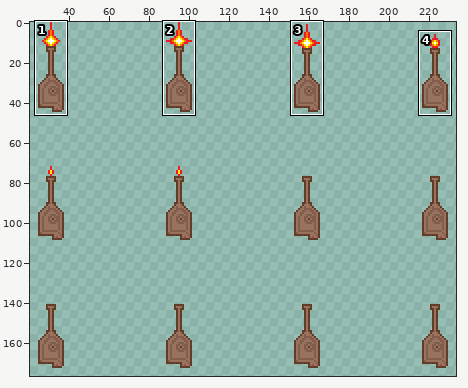
Two states of a sprite sheet, images/brown_turret_sheet.png. The first picture is a wide view before the edit; the outline marks the close-up.
Close-up. Earlier state:
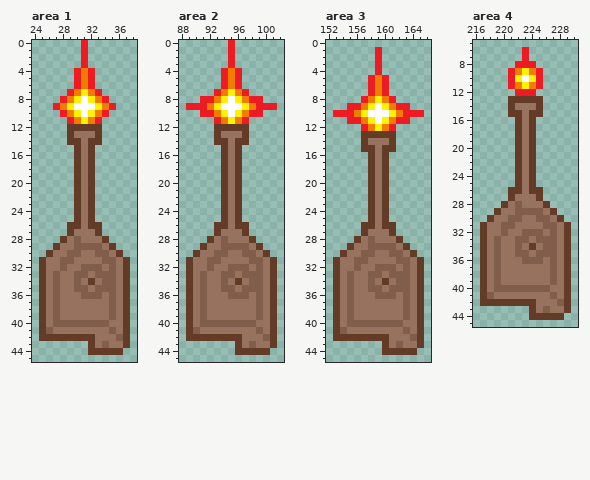
The file is 256x192 pixels. Colours within 5 levels of each other are drawn and written as one. Shown: area 1: x 24..38, y 0..45; area 2: x 88..102, y 0..45; area 3: x 152..166, y 0..45; area 4: x 216..230, y 5..45. The wide view leaves out empty margins. The commit also changed other parts of the picture, which this record leaves out.
Once edited:
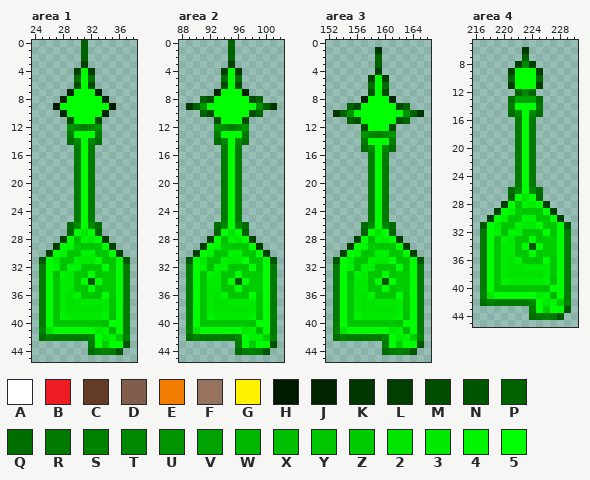
Palette (. is transparent): A #ffffff  B #ed1c24  C #633b27  D #815e4b  E #f07c00  F #97725e  G #fff200  H #001a00  J #002500  K #003700  L #003f00  M #004d00  N #005600  P #006300  Q #006d00  R #007a00  S #008200  T #008800  U #009500  V #00a200  W #00b700  X #00be00  Y #00c600  Z #00cd00  2 #00e400  3 #00eb00  4 #00f300  5 #00ff00
What changed:
Changed rows in their new state; - is an unchanged pixel.
Area 1:
first column x 25:
 0 ------P------
 1 ------P------
 2 ------P------
 3 ------L------
 4 -----L5L-----
 5 -----Q5Q-----
 6 -----M5M-----
 7 ----J555J----
 8 ---J55555J---
 9 --H5555555H--
10 ---J55555J---
11 ----M555M----
12 ----UTRTU----
13 ----R555R----
14 ----QT5TQ----
15 -----R5R-----
16 -----R5R-----
17 -----R5R-----
18 -----R5R-----
19 -----R5R-----
20 -----R5R-----
21 -----R5R-----
22 -----R5R-----
23 -----R5R-----
24 -----R5R-----
25 -----R5R-----
26 ----QT5TQ----
27 ----P525P----
28 ---L5X435L---
29 --L54ZYYY5L--
30 -L54YY44YY5L-
31 N53YY4335YY5N
32 R54X44YYY5Y5R
33 R5X43YY5YZZ5R
34 R5Y33Y5N5ZZ5R
35 R5Y33YY5YZZ5R
36 R5Y324YYY5Y5R
37 R5Y3223333Y5R
38 R5Y3222223Y5R
39 R5Y4333334X5R
40 R5YYYYYYYX55R
41 S255555534W5R
42 QSRRRRRT534ZS
43 -------R5Z55N
44 -------QRSRN-
Area 2:
first column x 89:
 0 ------P------
 1 ------P------
 2 ------P------
 3 ------L------
 4 -----L5L-----
 5 -----Q5Q-----
 6 -----M5M-----
 7 ----J555J----
 8 --PM55555MP--
 9 KPU5555555UPK
10 --PM55555MP--
11 ----M555M----
12 ----UTRTU----
13 ----R555R----
14 ----QT5TQ----
15 -----R5R-----
16 -----R5R-----
17 -----R5R-----
18 -----R5R-----
19 -----R5R-----
20 -----R5R-----
21 -----R5R-----
22 -----R5R-----
23 -----R5R-----
24 -----R5R-----
25 -----R5R-----
26 ----QT5TQ----
27 ----P525P----
28 ---L5X435L---
29 --L54ZYYY5L--
30 -L54YY44YY5L-
31 N53YY4335YY5N
32 R54X44YYY5Y5R
33 R5X43YY5YZZ5R
34 R5Y33Y5N5ZZ5R
35 R5Y33YY5YZZ5R
36 R5Y324YYY5Y5R
37 R5Y3223333Y5R
38 R5Y3222223Y5R
39 R5Y4333334X5R
40 R5YYYYYYYX55R
41 S255555534W5R
42 QSRRRRRT534ZS
43 -------R5Z55N
44 -------QRSRN-
Area 3:
first column x 153:
 1 ------K------
 2 ------P------
 3 ------P------
 4 ------L------
 5 -----L5L-----
 6 -----Q5Q-----
 7 -----M5M-----
 8 ----J555J----
 9 --PM55555MP--
10 KPU5555555UPK
11 --PM55555MP--
12 ----M555M----
13 ----UTRTU----
14 ----R555R----
15 ----QT5TQ----
16 -----R5R-----
17 -----R5R-----
18 -----R5R-----
19 -----R5R-----
20 -----R5R-----
21 -----R5R-----
22 -----R5R-----
23 -----R5R-----
24 -----R5R-----
25 -----R5R-----
26 ----QT5TQ----
27 ----P525P----
28 ---L5X435L---
29 --L54ZYYY5L--
30 -L54YY44YY5L-
31 N53YY4335YY5N
32 R54X44YYY5Y5R
33 R5X43YY5YZZ5R
34 R5Y33Y5N5ZZ5R
35 R5Y33YY5YZZ5R
36 R5Y324YYY5Y5R
37 R5Y3223333Y5R
38 R5Y3222223Y5R
39 R5Y4333334X5R
40 R5YYYYYYYX55R
41 S255555534W5R
42 QSRRRRRT534ZS
43 -------R5Z55N
44 -------QRSRN-
Area 4:
first column x 217:
 6 ------K------
 7 ------P------
 8 -----LTL-----
 9 ----L555L----
10 ----P555P----
11 ----L555L----
12 -----PTP-----
13 ----QVVVQ----
14 ----R555R----
15 ----QT5TQ----
16 -----R5R-----
17 -----R5R-----
18 -----R5R-----
19 -----R5R-----
20 -----R5R-----
21 -----R5R-----
22 -----R5R-----
23 -----R5R-----
24 -----R5R-----
25 -----R5R-----
26 ----QT5TQ----
27 ----P525P----
28 ---L5X435L---
29 --L54ZYYY5L--
30 -L54YY44YY5L-
31 N53YY4335YY5N
32 R54X44YYY5Y5R
33 R5X43YY5YZZ5R
34 R5Y33Y5N5ZZ5R
35 R5Y33YY5YZZ5R
36 R5Y324YYY5Y5R
37 R5Y3223333Y5R
38 R5Y3222223Y5R
39 R5Y4333334X5R
40 R5YYYYYYYX55R
41 S255555534W5R
42 QSRRRRRT534ZS
43 -------R5Z55N
44 -------QRSRN-
